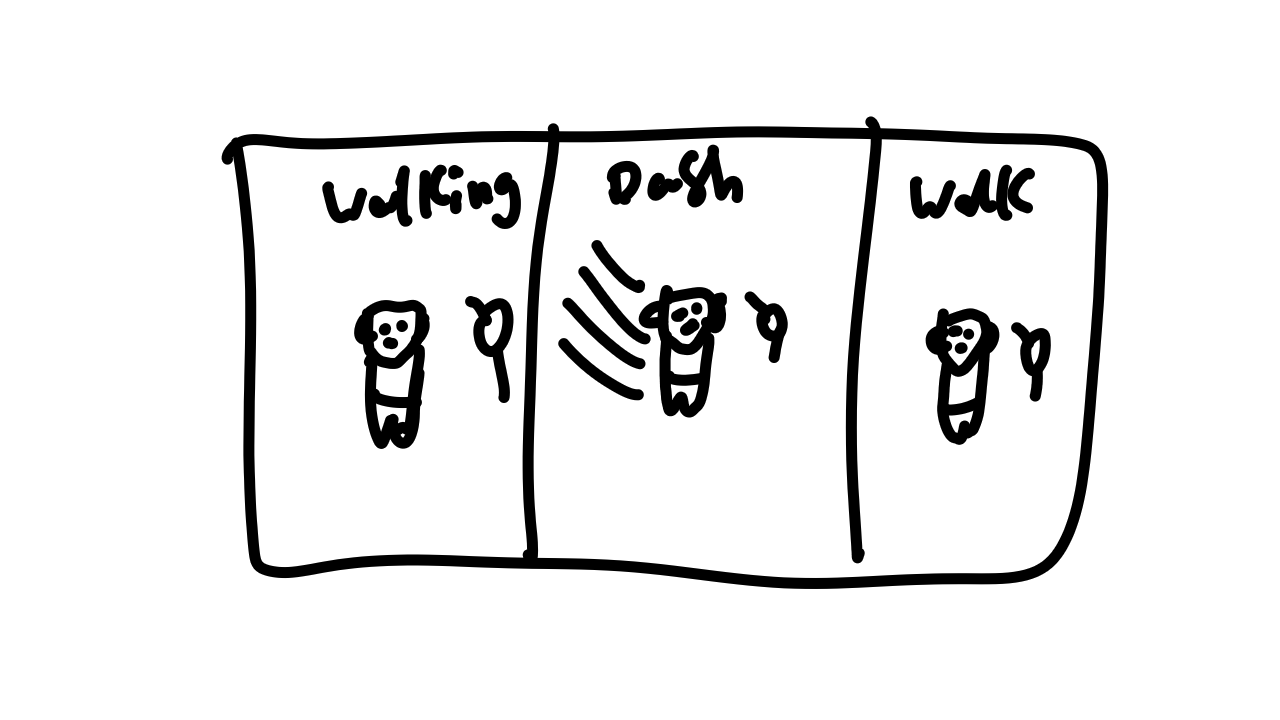
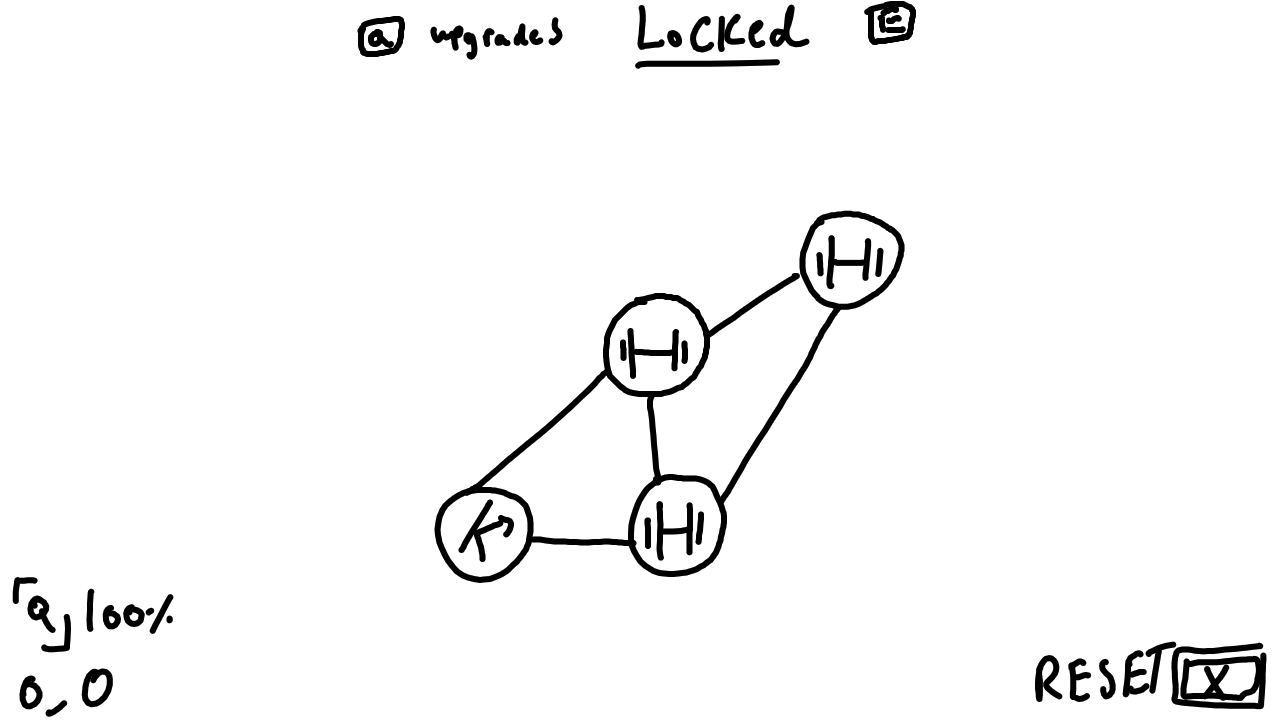
Revision of a layered 1280 × 720 image; what changed, layer by layer:
added layer "Locked Upgrade Tree" above "Upgrade Tree Menu" over [left=12, top=1, right=1267, bottom=717]
hid "Dashing", painted on it over [left=221, top=64, right=1109, bottom=589]
